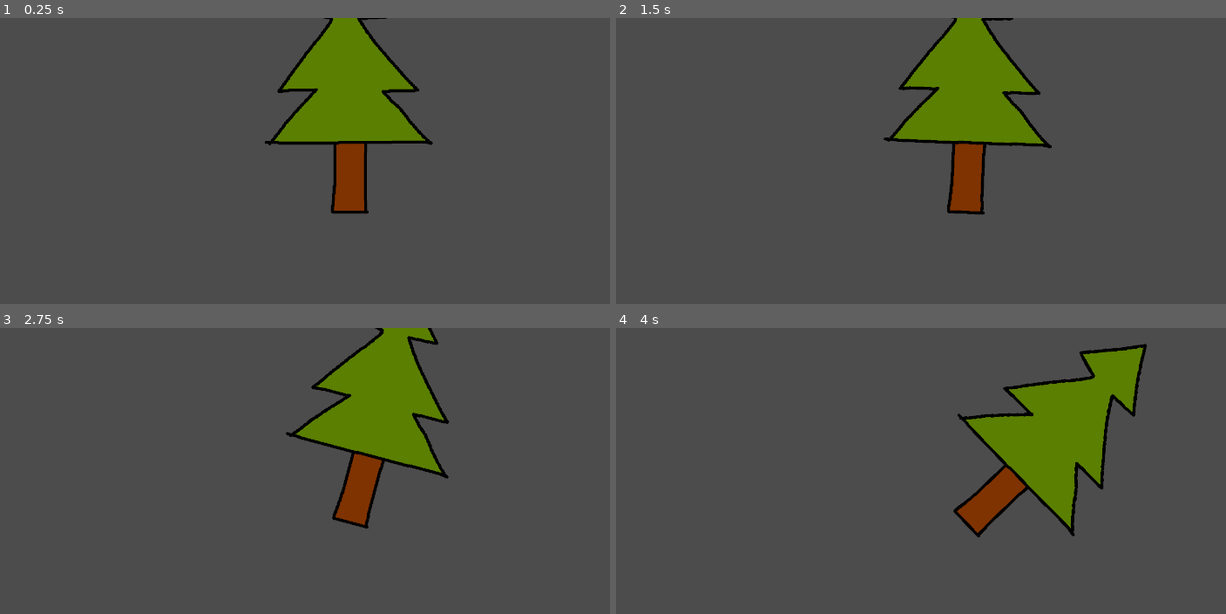
Above: before the commit, frames 1-4 (two rows, left to right).
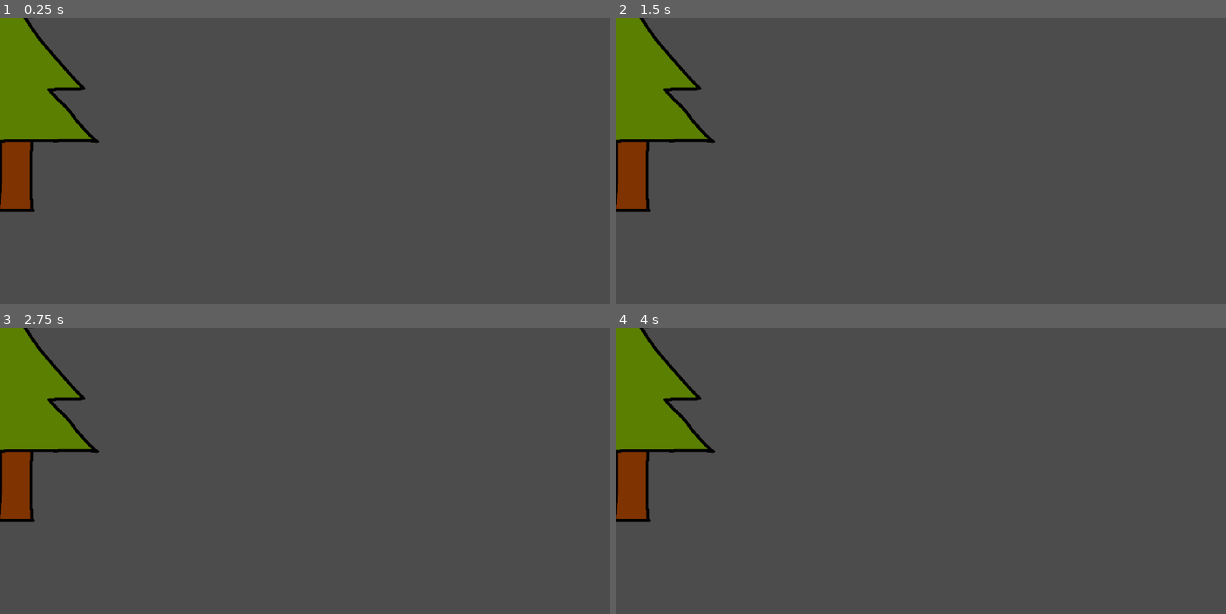
Above: after the commit, the same moments.

Repository: davinn19/Build-a-Trebuchet
Game: Godot game, scene res://field.tscn
The game is run twice, just before and just after one commit, with the same random seed, the same clock (stepped at 60 frames per second) and the same inputs.
Inputs:
- Up to frame 1 (0.25 s): no input
- Up to frame 2 (1.5 s): no input
- Up to frame 3 (2.75 s): no input
- Up to frame 4 (4 s): no input

The runs differ from the first frame. In frame 1, 14% of the frame differs, in the area x 0-71%, y 0-69%; in frame 2, 14%; in frame 3, 15%; in frame 4, 16%, in the area x 0-87%, y 0-74%.

Commit message:
random import stuff

Diff:
--- a/character_rig/character_rig.gd
+++ b/character_rig/character_rig.gd
@@ -2,6 +2,7 @@
 extends Node2D
 
 onready var anim : AnimationPlayer = $Anim
+onready var move_tween : Tween = $MoveTween
 
 
 func _ready() -> void:
--- a/character_rig/character_rig.tscn
+++ b/character_rig/character_rig.tscn
@@ -157,6 +157,82 @@
 "values": [ 70.0, 80.0 ]
 }
 
+[sub_resource type="Animation" id=3]
+resource_name = "work"
+loop = true
+tracks/0/type = "value"
+tracks/0/path = NodePath("Body:position")
+tracks/0/interp = 2
+tracks/0/loop_wrap = true
+tracks/0/imported = false
+tracks/0/enabled = true
+tracks/0/keys = {
+"times": PoolRealArray( 0 ),
+"transitions": PoolRealArray( 1 ),
+"update": 0,
+"values": [ Vector2( -0.5, -35 ) ]
+}
+tracks/1/type = "value"
+tracks/1/path = NodePath("Body:rotation_degrees")
+tracks/1/interp = 2
+tracks/1/loop_wrap = true
+tracks/1/imported = false
+tracks/1/enabled = true
+tracks/1/keys = {
+"times": PoolRealArray( 0 ),
+"transitions": PoolRealArray( 1 ),
+"update": 0,
+"values": [ 0.0 ]
+}
+tracks/2/type = "value"
+tracks/2/path = NodePath("Body/Head:position")
+tracks/2/interp = 2
+tracks/2/loop_wrap = true
+tracks/2/imported = false
+tracks/2/enabled = true
+tracks/2/keys = {
+"times": PoolRealArray( 0 ),
+"transitions": PoolRealArray( 1 ),
+"update": 0,
+"values": [ Vector2( 1, -59 ) ]
+}
+tracks/3/type = "value"
+tracks/3/path = NodePath("Body/Head:rotation_degrees")
+tracks/3/interp = 2
+tracks/3/loop_wrap = true
+tracks/3/imported = false
+tracks/3/enabled = true
+tracks/3/keys = {
+"times": PoolRealArray( 0 ),
+"transitions": PoolRealArray( 1 ),
+"update": 0,
+"values": [ 0.0 ]
+}
+tracks/4/type = "value"
+tracks/4/path = NodePath("Body/HeldTool:position")
+tracks/4/interp = 2
+tracks/4/loop_wrap = true
+tracks/4/imported = false
+tracks/4/enabled = true
+tracks/4/keys = {
+"times": PoolRealArray( 0, 0.5, 0.7, 1 ),
+"transitions": PoolRealArray( 1, 1, 1, 1 ),
+"update": 0,
+"values": [ Vector2( 0, 0 ), Vector2( -11.5, -56 ), Vector2( 50.5, 6 ), Vector2( 50.5, 6 ) ]
+}
+tracks/5/type = "value"
+tracks/5/path = NodePath("Body/HeldTool:rotation_degrees")
+tracks/5/interp = 2
+tracks/5/loop_wrap = true
+tracks/5/imported = false
+tracks/5/enabled = true
+tracks/5/keys = {
+"times": PoolRealArray( 0, 0.5, 0.7, 1 ),
+"transitions": PoolRealArray( 1, 1, 1, 1 ),
+"update": 0,
+"values": [ 0.0, -27.2824, 84.9908, 84.9908 ]
+}
+
 [node name="CharacterRig" type="Node2D"]
 script = ExtResource( 3 )
 
@@ -174,3 +250,6 @@
 [node name="Anim" type="AnimationPlayer" parent="."]
 anims/RESET = SubResource( 1 )
 anims/idle = SubResource( 2 )
+anims/work = SubResource( 3 )
+
+[node name="MoveTween" type="Tween" parent="."]
--- a/field.gd
+++ b/field.gd
@@ -3,8 +3,20 @@
 
 onready var cam : Camera2D = $Cam
 onready var workers : Node2D = $Workers
+onready var trees : Node2D = $Trees
 
 export(Array, PackedScene) var worker_types = []
 
 func _ready() -> void:
 	cam.current = true
+
+
+func get_tree_resource() -> TreeResource:
+	var tree_chosen : TreeResource
+	while !tree_chosen:
+		var tree_index : int = randi() % trees.get_child_count()
+		tree_chosen = trees.get_child(tree_index) as TreeResource
+		if !tree_chosen.has_chops():
+			tree_chosen = null
+
+	return tree_chosen
--- a/field.tscn
+++ b/field.tscn
@@ -11,12 +11,14 @@
 
 [node name="Workers" type="Node2D" parent="."]
 
-[node name="Tree" type="Node2D" parent="."]
+[node name="Trees" type="Node2D" parent="."]
+
+[node name="Tree" type="Node2D" parent="Trees"]
+position = Vector2( -613, -3 )
 script = ExtResource( 3 )
 
-[node name="TreeSprite" type="Sprite" parent="Tree"]
-rotation = 1.00035
+[node name="TreeSprite" type="Sprite" parent="Trees/Tree"]
 texture = ExtResource( 2 )
 offset = Vector2( 0, -235 )
 
-[node name="Tween" type="Tween" parent="Tree"]
+[node name="Tween" type="Tween" parent="Trees/Tree"]
--- a/tree.gd
+++ b/tree.gd
@@ -9,16 +9,12 @@
 var chops_left : int = 20
 
 
-func _ready() -> void:
-	fall_over()
-
-
 func chop() -> void:
-	if chops_left <= 0:
+	if !has_chops():
 		return
 
 	chops_left -= 1
-	if chops_left <= 0:
+	if !has_chops():
 		emit_signal("tree_felled")
 		fall_over()
 
@@ -28,3 +24,7 @@
 	tween.start()
 	yield(tween, "tween_completed")
 	pass
+
+
+func has_chops() -> bool:
+	return chops_left > 0
--- a/workers/woodcutter.gd
+++ b/workers/woodcutter.gd
@@ -5,4 +5,34 @@
 
 func _process(delta : float) -> void:
 	# TODO implement
-	pass
+	if is_asleep:
+		return
+
+	if is_idle:
+		if !has_target_tree():
+			find_target_tree()
+
+		else:
+			move_to_target(cur_tree)
+			connect("finished_moving", self, )
+
+
+func has_target_tree() -> bool:
+	return cur_tree and cur_tree.has_chops()
+
+
+func find_target_tree() -> void:
+	var cur_tree : TreeResource = field.get_tree_resource()
+	if !cur_tree:
+		is_asleep = true
+	else:
+		cur_tree.connect("tree_felled", self, "on_tree_felled")
+
+
+func on_tree_felled() -> void:
+	cur_tree = null
+	is_idle = true
+
+
+func chop_tree() -> void:
+	play_anim("work")
--- /dev/null
+++ b/workers/woodcutter.tscn
@@ -0,0 +1,14 @@
+[gd_scene load_steps=4 format=2]
+
+[ext_resource path="res://character_rig/character_rig.tscn" type="PackedScene" id=1]
+[ext_resource path="res://workers/woodcutter.gd" type="Script" id=2]
+[ext_resource path="res://assets/tools/axe.png" type="Texture" id=3]
+
+[node name="Woodcutter" instance=ExtResource( 1 )]
+
+[node name="HeldTool" parent="Body" index="1"]
+texture = ExtResource( 3 )
+offset = Vector2( 13, -30 )
+
+[node name="Woodcutter" type="Node" parent="." index="2"]
+script = ExtResource( 2 )
--- a/workers/worker.gd
+++ b/workers/worker.gd
@@ -1,12 +1,15 @@
 class_name Worker
 extends Node
 
+signal finished_moving
 
 onready var character_rig : CharacterRig = get_parent()
 
-var cur_state : int = WorkerState.IDLE
 var field : Field
 
+var move_speed : float = 100
+var is_idle : bool = true
+var is_asleep : bool = false
 
 
 func _init(field : Field) -> void:
@@ -26,3 +29,27 @@
 func play_anim(anim_name : String) -> void:
 	assert(character_rig.anim.has_animation(anim_name))
 	character_rig.anim.play(anim_name)
+
+
+func move_to_target(target : Node2D, stop_distance : float = 0) -> void:
+	is_idle = false
+
+	var start_pos : Vector2 = character_rig.global_position
+
+	var target_pos : Vector2 = target.global_position
+	var target_direction : Vector2 = start_pos.direction_to(target_pos)
+	var stop_vector : Vector2 = stop_distance * target_direction
+	target_pos -= stop_vector
+
+	var move_distance : float = target_pos.distance_to(start_pos)
+	var move_duration = get_move_duration(move_distance)
+
+	character_rig.move_tween.interpolate_property(character_rig, "position", start_pos, target_pos, move_duration)
+	play_anim("walk")
+
+	yield(character_rig.move_tween, "tween_completed")
+	is_idle = true
+
+
+func get_move_duration(move_distance : float) -> float:
+	return move_distance / move_speed
Not shown: 1 places in character_rig/character_rig.tscn that only renumber resources
